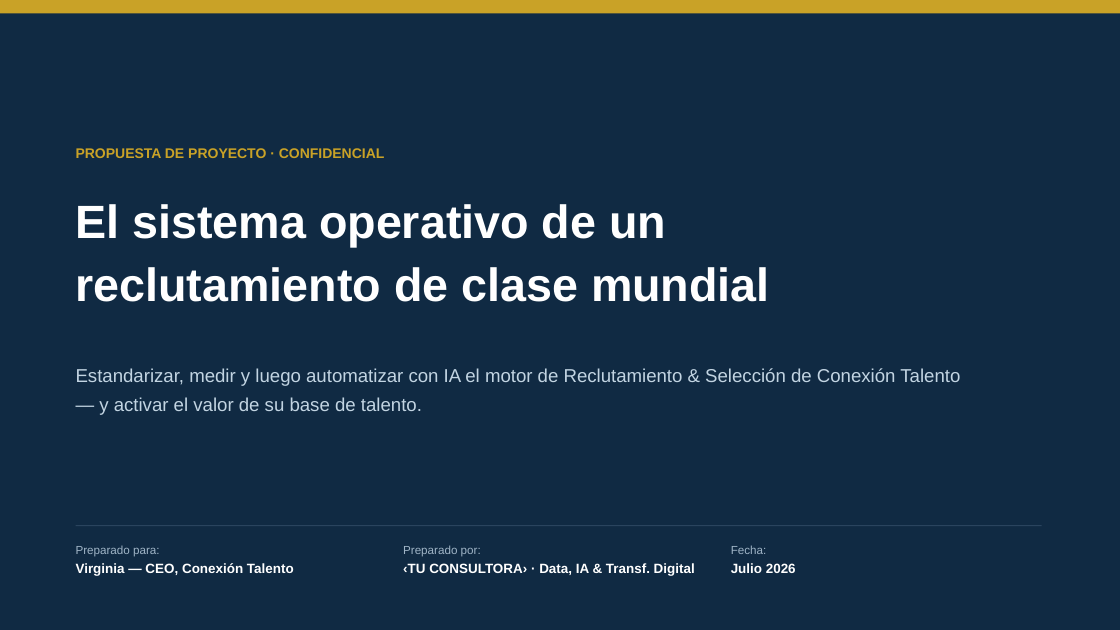
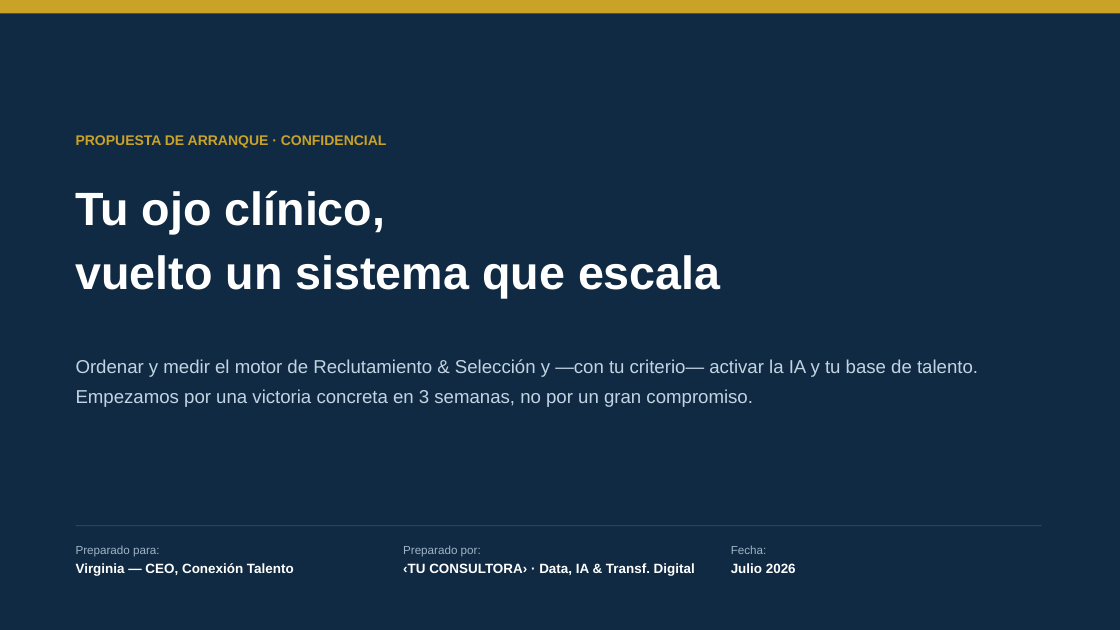
Before and after one commit to vverlaine/conexion-talento-ia, a slide deck: slide 1 of 04-propuesta/Presentacion-Conexion-Talento.pptx. Drawn at 1120x630 pixels with LibreOffice and Linux fonts; fonts in the diff are those of the drawing. Boxes give left, top, right and bottom in pixels: in the first picture for what was removed or moved away, otherwise in the second. Text is boxed around its words. In the diff, an @@ line names an element or a change of style, - is before the commit and + after.

```diff
--- a/04-propuesta/Presentacion-Conexion-Talento.pptx
+++ b/04-propuesta/Presentacion-Conexion-Talento.pptx
@@ text at (76,135,387,148): text changed @@
-PROPUESTA DE PROYECTO · CONFIDENCIAL
+PROPUESTA DE ARRANQUE · CONFIDENCIAL
@@ text at (76,190,721,298): text changed @@
-El sistema operativo de un
-reclutamiento de clase mundial
+Tu ojo clínico,
+vuelto un sistema que escala
@@ text at (76,359,978,407): text changed @@
-Estandarizar, medir y luego automatizar con IA el motor de Reclutamiento & Selección de Conexión Talento — y activar el valor de su base de talento.
+Ordenar y medir el motor de Reclutamiento & Selección y —con tu criterio— activar la IA y tu base de talento. Empezamos por una victoria concreta en 3 semanas, no por un gran compromiso.
```
Also in this commit, not shown: 10 other slides changed, 6 slides added, 4 slides removed, 8 other files.
